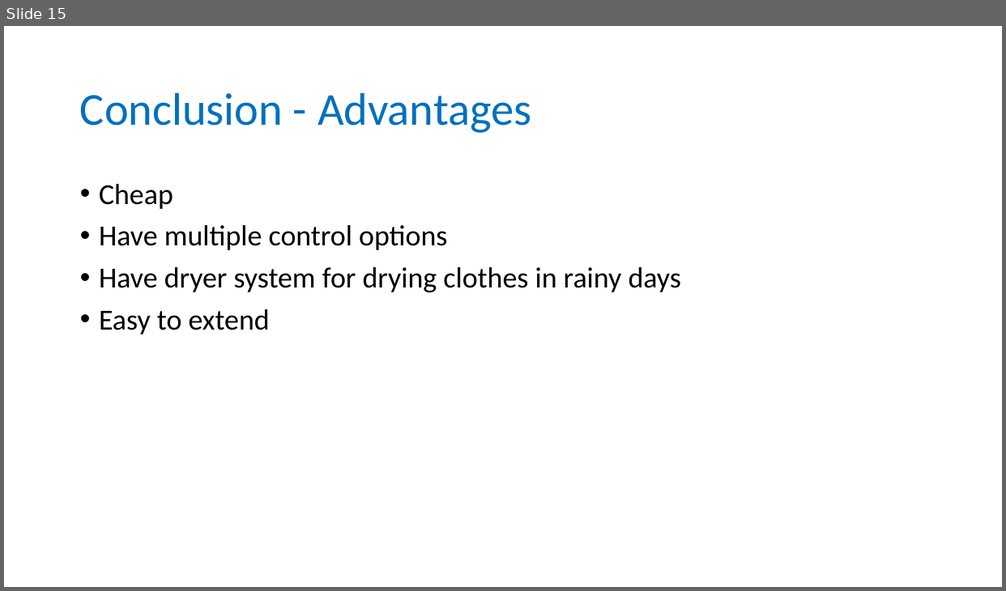
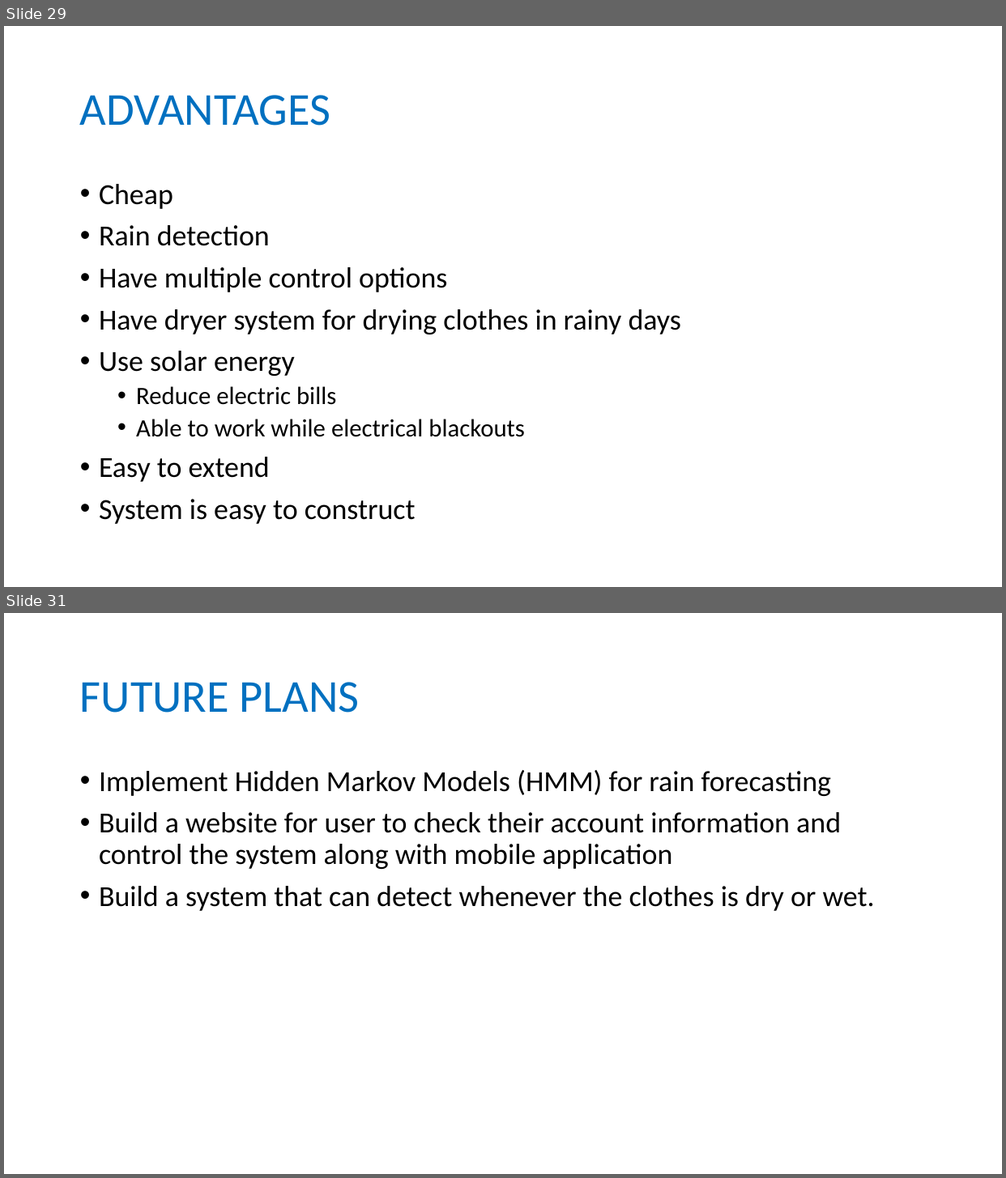
Before and after one commit to longhoang0304/DCDCS_Documentation, a slide deck: Final-Presentation.pptx. Shown one above the other, each under a label of ours: slide 15 before the commit, slides 29 and 31 after it; the slides between them are not shown. The pictures are 1006x591 and 1006x1178 pixels, drawn with LibreOffice and Linux fonts; fonts in the diff are those of the drawing. Boxes give left, top, right and bottom in pixels: in the first picture for what was removed or moved away, otherwise in the second. Text is boxed around its words. In the diff, an @@ line names an element or a change of style, - is before the commit and + after.

```diff
--- a/Final-Presentation.pptx
+++ b/Final-Presentation.pptx
@@ slide 31 added at <box>4,613,1002,1174</box>, background #FFFFFF @@
@@ title added at <box>80,682,360,713</box>, 44 pt, text #0070C0 @@
+FUTURE PLANS
@@ text added at <box>99,770,875,911</box>, 28 pt, text #000000 @@
+• Implement Hidden Markov Models (HMM) for rain forecasting
+• Build a website for user to check their account information and control the system along with mobile application
+• Build a system that can detect whenever the clothes is dry or wet.
@@ what was slide 15 is now slide 29 @@
@@ slide 29 changed as well @@
@@ title at <box>80,95,330,126</box>: text changed @@
-Conclusion - Advantages
+ADVANTAGES
@@ text at <box>99,225,270,246</box>: paragraph added @@
+• Rain detection
@@ text at <box>99,351,525,437</box>: paragraphs added @@
+• Use solar energy
+  • Reduce electric bills
+  • Able to work while electrical blackouts
@@ text at <box>99,499,415,524</box>: paragraph added @@
+• System is easy to construct
```
Also in this commit, not shown: 3 other slides changed, 30 other slides added, 11 slides removed, 2 other files.
